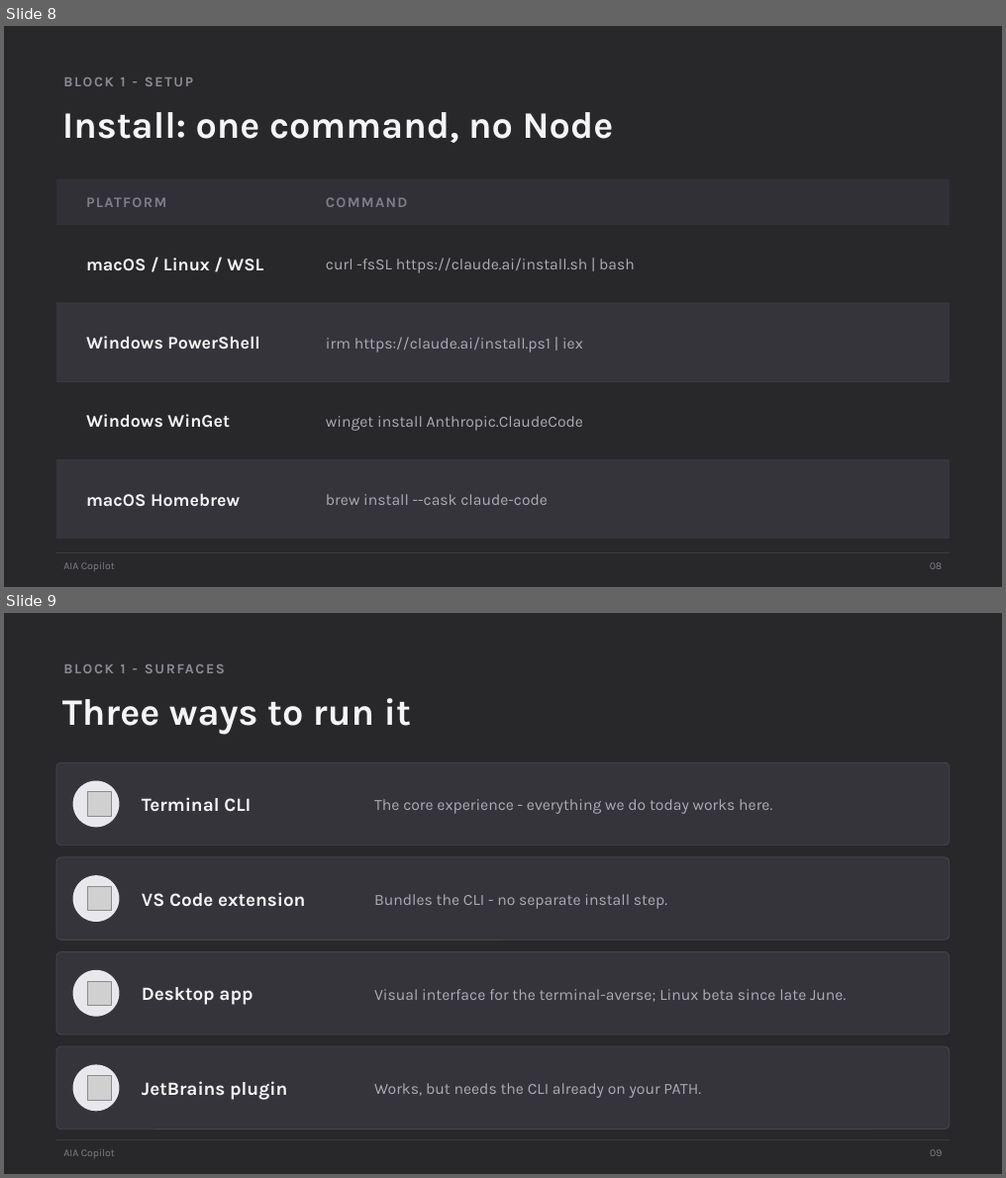
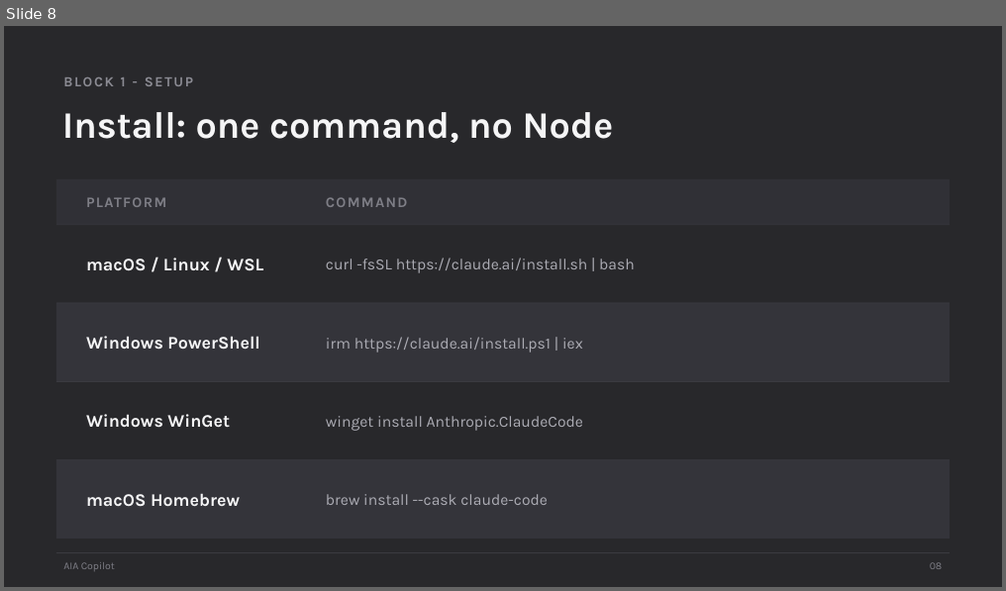
Before and after one commit to scottrhay/AIA-ClaudeCopilot, a slide deck: claude-code-3day/slides/Day1_Claude_Code_Fundamentals.pptx. Shown one above the other, each under a label of ours: slides 8 and 9 before the commit, slide 8 after it. The pictures are 1006x1178 and 1006x591 pixels, drawn with LibreOffice and Linux fonts; fonts in the diff are those of the drawing; grey boxes stand for pictures. Boxes give left, top, right and bottom in pixels: in the first picture for what was removed or moved away, otherwise in the second. Text is boxed around its words. In the diff, an @@ line names an element or a change of style, - is before the commit and + after.

```diff
--- a/claude-code-3day/slides/Day1_Claude_Code_Fundamentals.pptx
+++ b/claude-code-3day/slides/Day1_Claude_Code_Fundamentals.pptx
@@ slide 9 removed at [4, 613, 1002, 1174], background #28282B @@
@@ text removed at [121, 664, 126, 673] @@
-BLOCK 1 - SURFACES
@@ text removed at [62, 698, 411, 734] @@
-Three ways to run it
@@ rounded rectangle removed at [56, 762, 949, 845] @@
@@ ellipse removed at [73, 780, 119, 827] @@
@@ picture removed at [87, 792, 111, 816] @@
@@ text removed at [142, 797, 251, 812] @@
-Terminal CLI
@@ text removed at [374, 799, 772, 814] @@
-The core experience - everything we do today works here.
@@ rounded rectangle removed at [56, 858, 949, 940] @@
@@ ellipse removed at [73, 875, 119, 922] @@
@@ picture removed at [87, 887, 111, 911] @@
@@ text removed at [142, 892, 305, 907] @@
-VS Code extension
@@ text removed at [374, 894, 667, 909] @@
-Bundles the CLI - no separate install step.
@@ rounded rectangle removed at [56, 953, 949, 1035] @@
@@ ellipse removed at [73, 970, 119, 1017] @@
@@ picture removed at [87, 981, 111, 1005] @@
@@ text removed at [142, 987, 252, 1005] @@
-Desktop app
@@ text removed at [374, 989, 846, 1002] @@
-Visual interface for the terminal-averse; Linux beta since late June.
@@ rounded rectangle removed at [56, 1047, 949, 1129] @@
@@ ellipse removed at [73, 1065, 119, 1112] @@
@@ picture removed at [87, 1076, 111, 1100] @@
@@ text removed at [142, 1081, 287, 1100] @@
-JetBrains plugin
@@ text removed at [374, 1083, 701, 1098] @@
-Works, but needs the CLI already on your PATH.
@@ rectangle removed at [56, 1140, 949, 1141] @@
@@ text removed at [63, 1150, 115, 1158] @@
-AIA Copilot
@@ text removed at [930, 1150, 942, 1157] @@
-09
```
Also in this commit, not shown: 1 slide changed, 1 slide added, 4 other files.
